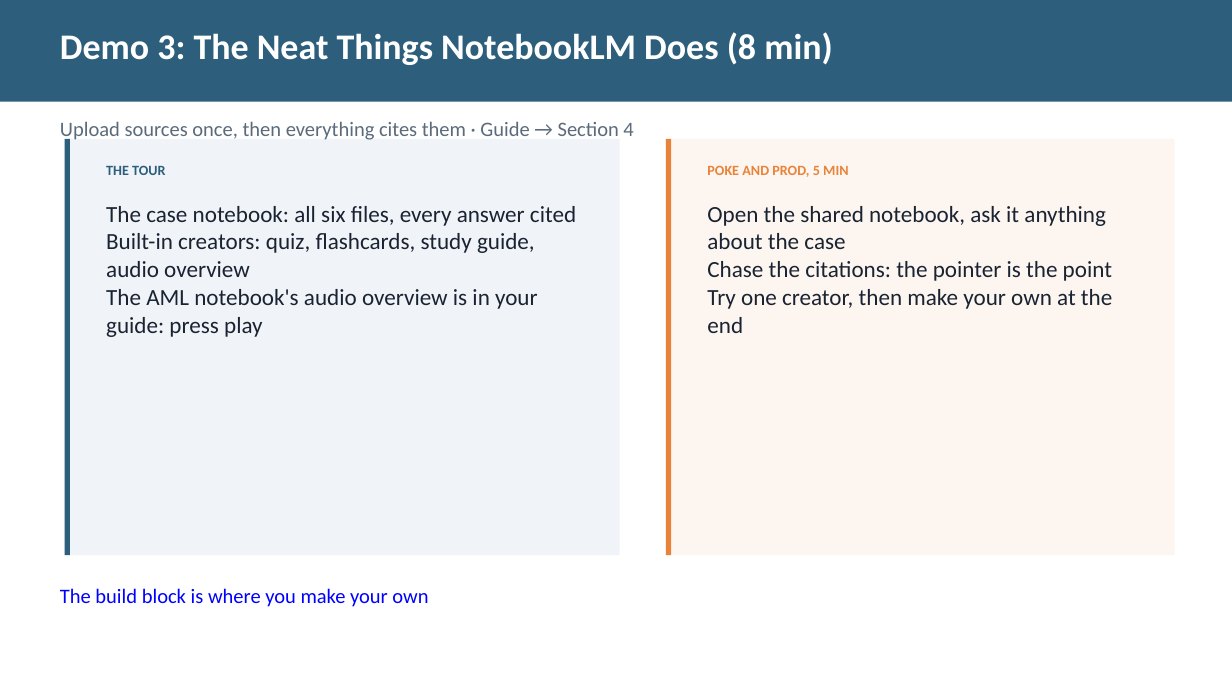
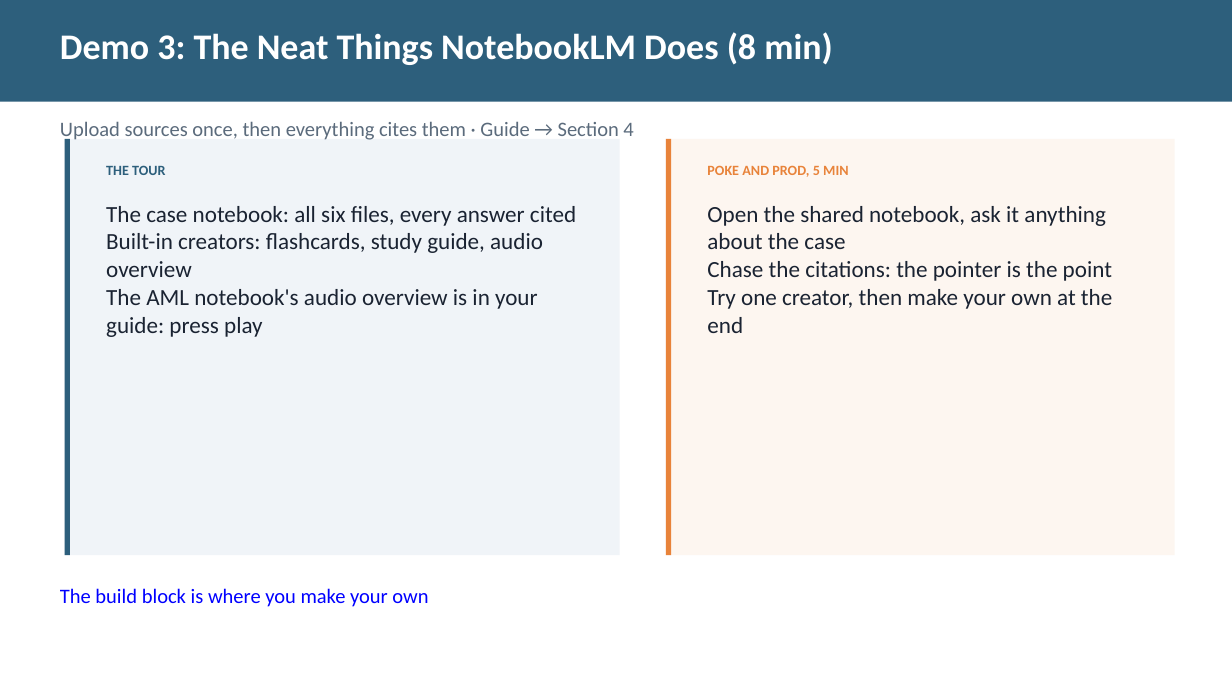
Before and after one commit to diana-brewer/digital-learning-unlocked, a slide deck: slide 8 of Digital Learning Unlocked - Slide Deck.pptx. Drawn at 1232x694 pixels with LibreOffice and Linux fonts; fonts in the diff are those of the drawing. Boxes give left, top, right and bottom in pixels: in the first picture for what was removed or moved away, otherwise in the second. Text is boxed around its words. In the diff, an @@ line names an element or a change of style, - is before the commit and + after.

```diff
--- a/Digital Learning Unlocked - Slide Deck.pptx
+++ b/Digital Learning Unlocked - Slide Deck.pptx
@@ text at [106, 233, 543, 277]: text changed @@
-Built-in creators: quiz, flashcards, study guide, audio overview
+Built-in creators: flashcards, study guide, audio overview
```
Also in this commit, not shown: 2 other files.
